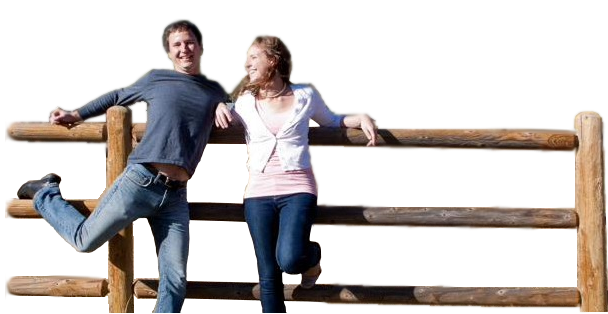
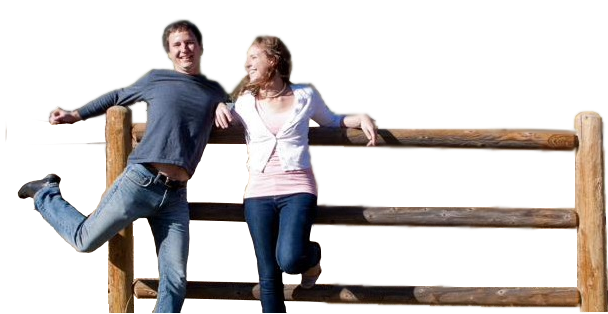
Layered file, before and after one edit (608×314). Changes by layer:
painted on "Clipboard" over <box>5,118,112,299</box>
